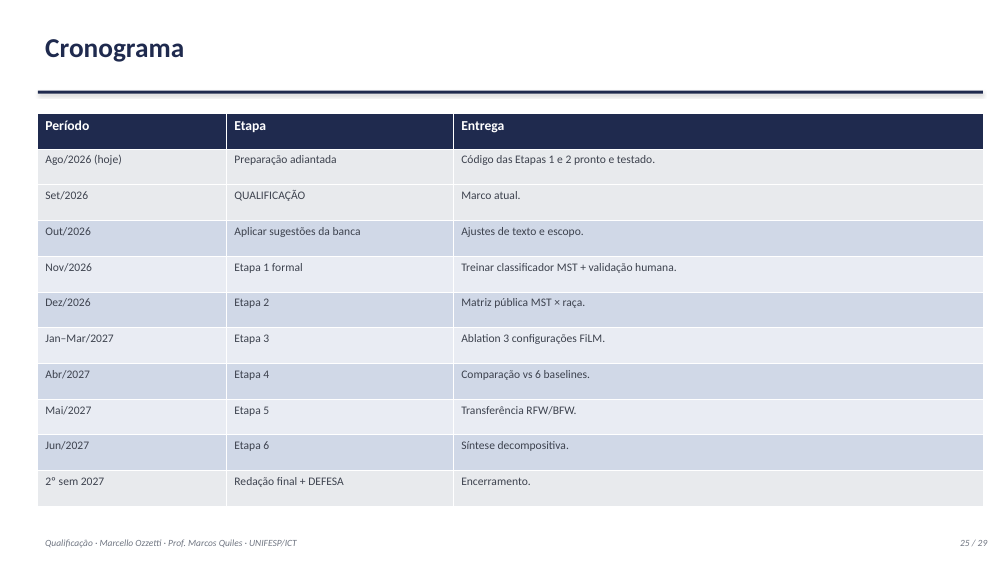
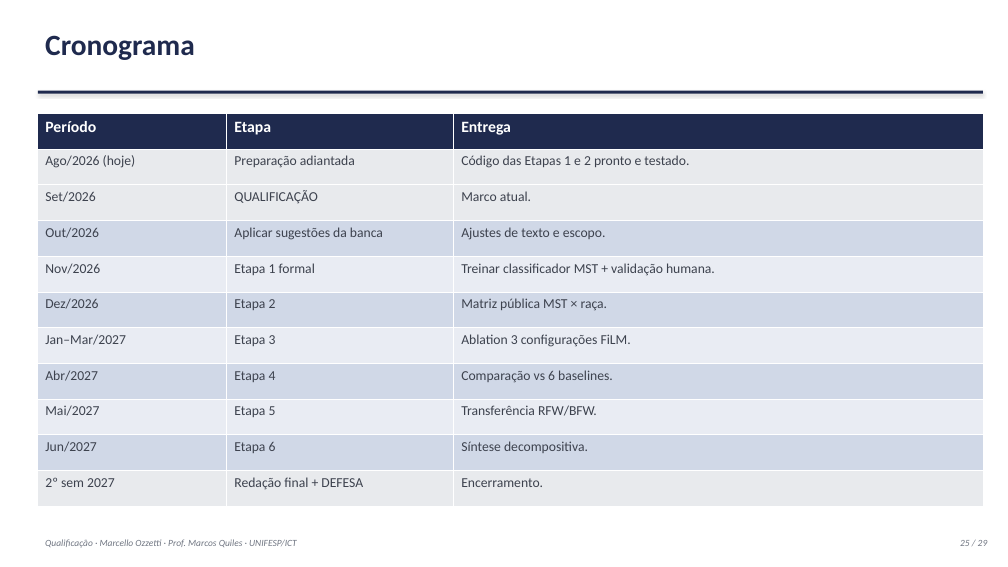
Before and after one commit to marcellozzetti/Facial-Recognition-Models-Mitigating-Bias, a slide deck: slide 25 of docs/ativo/material_qualificacao_2026-09-30.pptx. Drawn at 1008x567 pixels with LibreOffice and Linux fonts; fonts in the diff are those of the drawing. Boxes give left, top, right and bottom in pixels: in the first picture for what was removed or moved away, otherwise in the second. Text is boxed around its words. In the diff, an @@ line names an element or a change of style, - is before the commit and + after.

```diff
--- a/docs/ativo/material_qualificacao_2026-09-30.pptx
+++ b/docs/ativo/material_qualificacao_2026-09-30.pptx
@@ text "Cronograma" at (45,35,195,60): size 26 to 28 pt @@
@@ table at (38,113,983,507) @@
@@ size 13 to 15 pt in "Período", "Etapa", "Entrega" @@
@@ size 11 to 13 pt @@
```
Also in this commit, not shown: 27 other slides changed, 4 other files.
